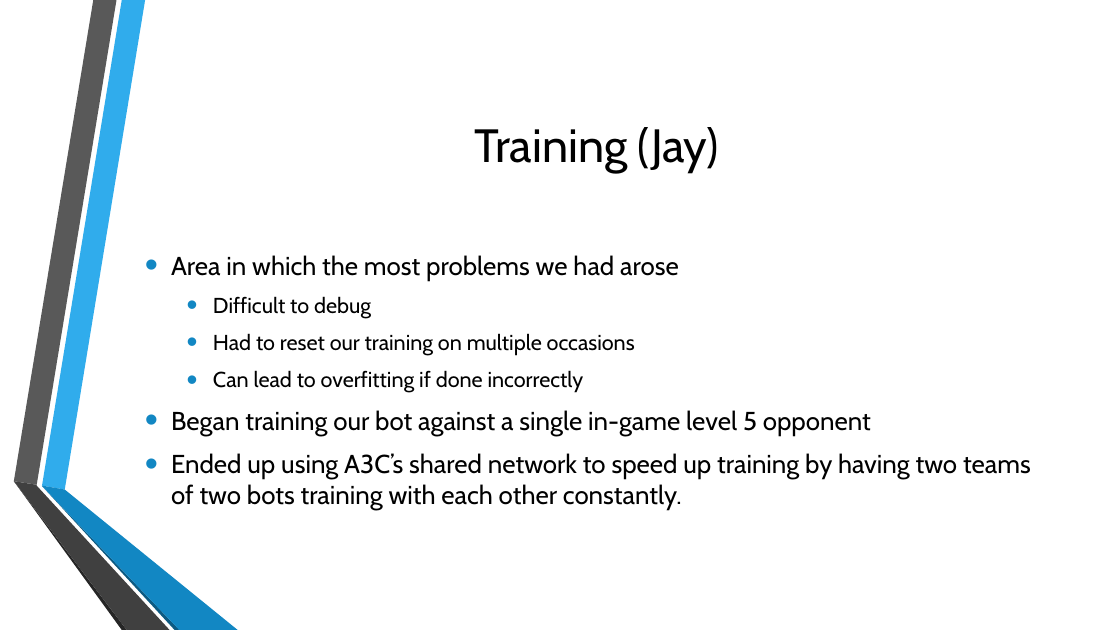
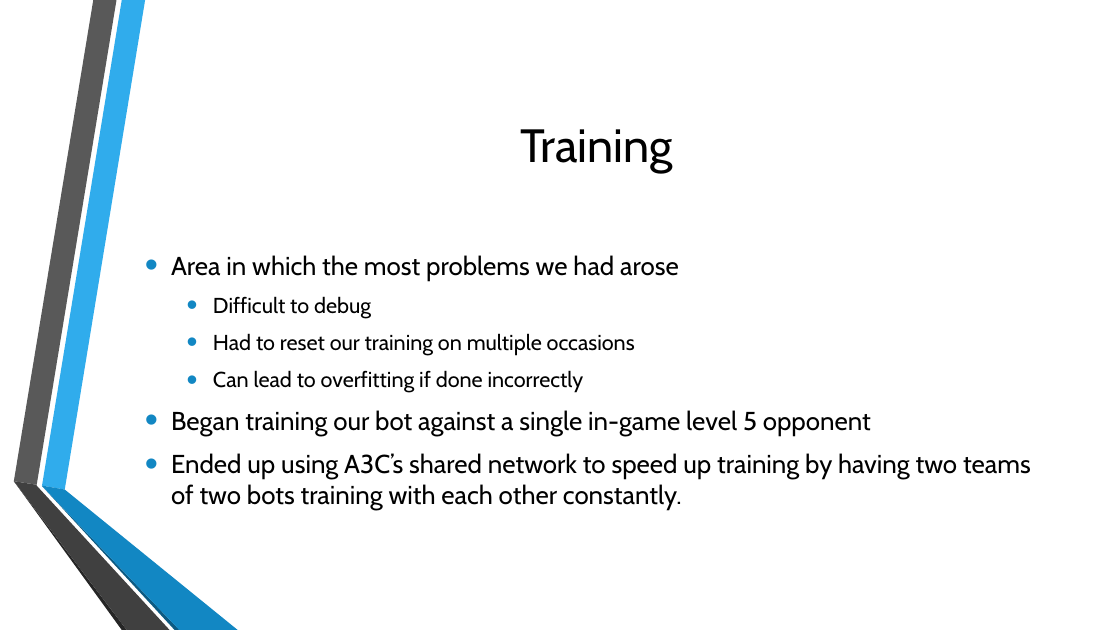
Before and after one commit to KeganMc/Super-Smash-Bros-Melee-AI, a slide deck: slide 8 of Documents/ProjectPresentation.pptx. Drawn at 1120x630 pixels with LibreOffice and Linux fonts; fonts in the diff are those of the drawing; background and template pictures are left out. Boxes give left, top, right and bottom in pixels: in the first picture for what was removed or moved away, otherwise in the second. Text is boxed around its words. In the diff, an @@ line names an element or a change of style, - is before the commit and + after.

```diff
--- a/Documents/ProjectPresentation.pptx
+++ b/Documents/ProjectPresentation.pptx
@@ title at [520,129,673,173]: text changed @@
-Training (Jay)
+Training
```
Also in this commit, not shown: 2 other slides changed.
